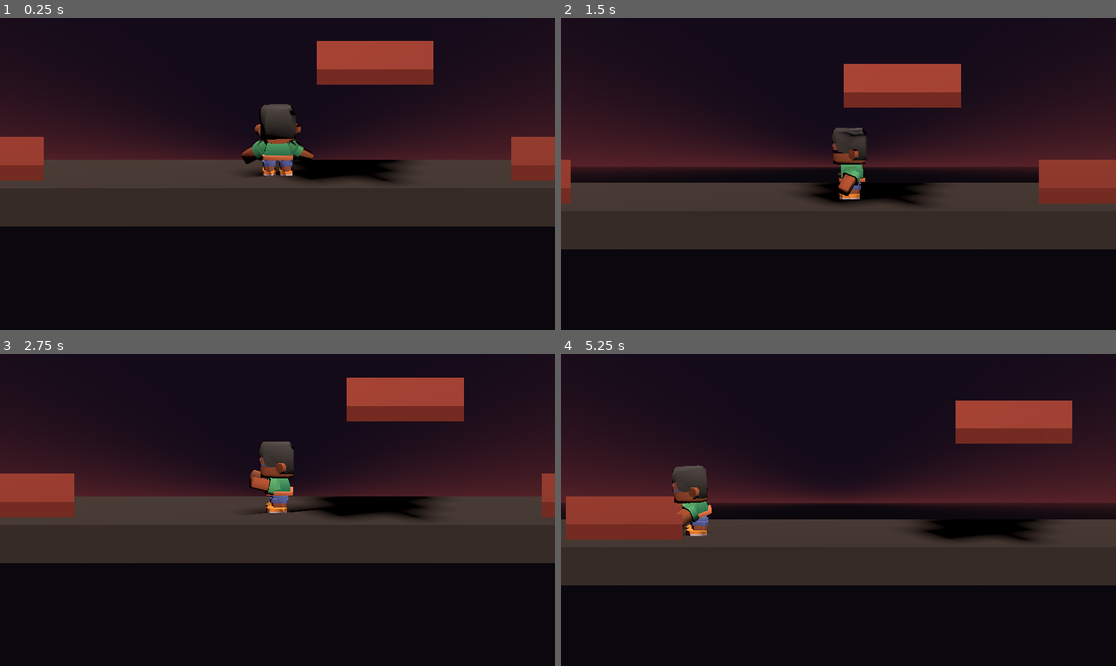
Above: before the commit, frames 1-4 (two rows, left to right).
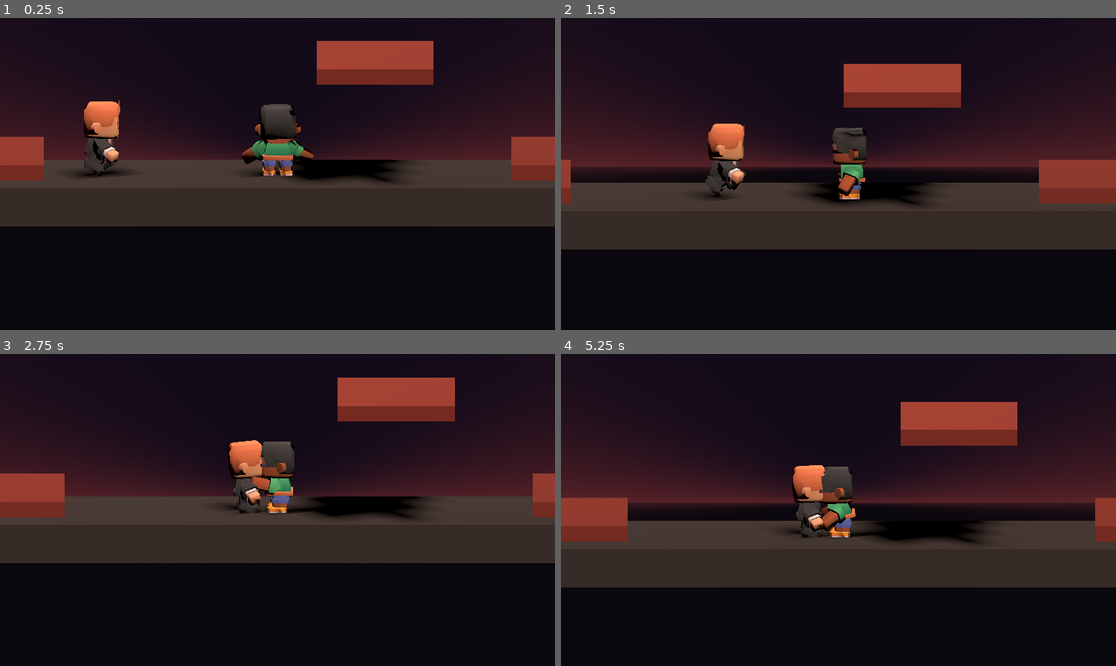
Above: after the commit, the same moments.

Repository: Sangope/DuelsSouls
Game: Godot game, scene res://main.tscn
Two runs of this game, one before a commit and one after it. Both use one fixed random seed, a clock stepped at 60 frames per second and the inputs below.
Inputs:
- Up to frame 1 (0.25 s): no input
- Up to frame 2 (1.5 s): hold D (move_right) 0.53-1.28 s; hold C (pocion) 0.53-1.28 s; tap Space (saltar) at 0.77 s; hold A (move_left) from 1.28 s (still down); tap C (pocion) at 1.35 s
- Up to frame 3 (2.75 s): tap Space (saltar) at 1.52 s; release A (move_left) at 2.03 s; hold D (move_right) from 2.03 s (still down); hold C (pocion) from 2.03 s (still down)
- Up to frame 4 (5.25 s): release D (move_right) at 2.78 s; release C (pocion) at 2.78 s; hold W (move_up) 2.78-3.53 s; tap C (pocion) at 2.85, 4.35 s; tap Space (saltar) at 3.02, 3.77, 4.52 s; hold C (pocion) 3.53-4.28 s; hold A (move_left) from 3.53 s (still down); hold C (pocion) from 5.03 s (still down)

The runs differ from the first frame. In frame 1, 1.2% of the frame differs, in the area x 13-23%, y 26-52%; in frame 2, 1.2%; in frame 3, 2.2%; in frame 4, 11%, in the area x 0-100%, y 14-75%.

Commit message:
T9 N1 - Tarea A - ciclo del ataque

Diff:
--- a/main.tscn
+++ b/main.tscn
@@ -3,6 +3,7 @@
 [ext_resource type="Script" path="res://personaje.gd" id="1_pj"]
 [ext_resource type="PackedScene" path="res://personaje/character-male-a.glb" id="2_modelo"]
 [ext_resource type="Script" path="res://camara_sigue.gd" id="3_cam"]
+[ext_resource type="PackedScene" path="res://rival.tscn" id="4_rival"]
 
 [sub_resource type="ProceduralSkyMaterial" id="CieloMat"]
 sky_top_color = Color(0.09, 0.06, 0.11, 1)
@@ -110,3 +111,6 @@
 
 [node name="Modelo" parent="Personaje" instance=ExtResource("2_modelo")]
 transform = Transform3D(-2.6, 0, 0, 0, 2.6, 0, 0, 0, -2.6, 0, 0, 0)
+
+[node name="Rival" parent="." instance=ExtResource("4_rival")]
+transform = Transform3D(1, 0, 0, 0, 1, 0, 0, 0, 1, -5, 0, 0)
--- /dev/null
+++ b/rival.gd
@@ -0,0 +1,90 @@
+extends CharacterBody3D
+
+enum Estado { ACERCARSE, AVISO, GOLPE, RECARGA }
+
+@export var rapidez = 2.0
+@export var rango_ataque = 1.4
+@export var tiempo_aviso = 0.5
+@export var tiempo_recarga = 0.8
+
+var estado = Estado.ACERCARSE
+var reloj = 0.0
+var jugador = null
+@onready var anim = $Modelo/AnimationPlayer
+
+
+func _ready():
+	jugador = get_tree().get_first_node_in_group("jugador")
+
+
+func _physics_process(delta):
+	velocity += get_gravity() * delta
+	reloj = maxf(reloj - delta, 0.0)
+	var nuevo = decidir()
+	if nuevo != estado:
+		cambiar_a(nuevo)
+	match estado:
+		Estado.ACERCARSE:
+			ir_a(jugador.global_position)
+		Estado.AVISO:
+			frenar("interact-right")
+		Estado.GOLPE:
+			frenar("attack-melee-right")
+			golpear()
+		Estado.RECARGA:
+			frenar("idle")
+	move_and_slide()
+
+
+# Desde cada estado solo se puede pasar a uno: el ciclo del ataque.
+func decidir():
+	match estado:
+		Estado.ACERCARSE:
+			if distancia() <= rango_ataque:
+				return Estado.AVISO
+		Estado.AVISO:
+			if reloj <= 0.001:
+				return Estado.GOLPE
+		Estado.GOLPE:
+			return Estado.RECARGA
+		Estado.RECARGA:
+			if reloj <= 0.001:
+				return Estado.ACERCARSE
+	return estado
+
+
+func cambiar_a(nuevo):
+	estado = nuevo
+	print(name, " -> ", Estado.keys()[estado], " cuadro ",
+		Engine.get_physics_frames(), " a ",
+		snappedf(distancia(), 0.01), " m")
+	if estado == Estado.AVISO:
+		reloj = tiempo_aviso
+	elif estado == Estado.RECARGA:
+		reloj = tiempo_recarga
+
+
+func golpear():
+	print(name, " golpea")
+
+
+func ir_a(destino):
+	var hacia = destino - global_position
+	hacia.y = 0.0
+	var dir = hacia.normalized()
+	velocity.x = dir.x * rapidez
+	velocity.z = dir.z * rapidez
+	basis = Basis.looking_at(dir)
+	anim.play("walk")
+
+
+func frenar(animacion):
+	velocity.x = 0.0
+	velocity.z = 0.0
+	anim.play(animacion)
+
+
+func distancia():
+	var p = jugador.global_position
+	var o = global_position
+	return Vector2(p.x - o.x, p.z - o.z).length()
--- /dev/null
+++ b/rival.tscn
@@ -0,0 +1,19 @@
+[gd_scene format=3]
+
+[ext_resource type="Script" path="res://rival.gd" id="1_rival"]
+[ext_resource type="PackedScene" path="res://personaje/character-male-d.glb" id="2_modelo_rival"]
+
+[sub_resource type="CapsuleShape3D" id="CapsulaRival"]
+radius = 0.35
+height = 1.75
+
+[node name="Rival" type="CharacterBody3D"]
+axis_lock_linear_z = true
+script = ExtResource("1_rival")
+
+[node name="CollisionShape3D" type="CollisionShape3D" parent="."]
+transform = Transform3D(1, 0, 0, 0, 1, 0, 0, 0, 1, 0, 0.875, 0)
+shape = SubResource("CapsulaRival")
+
+[node name="Modelo" parent="." instance=ExtResource("2_modelo_rival")]
+transform = Transform3D(-2.6, 0, 0, 0, 2.6, 0, 0, 0, -2.6, 0, 0, 0)
